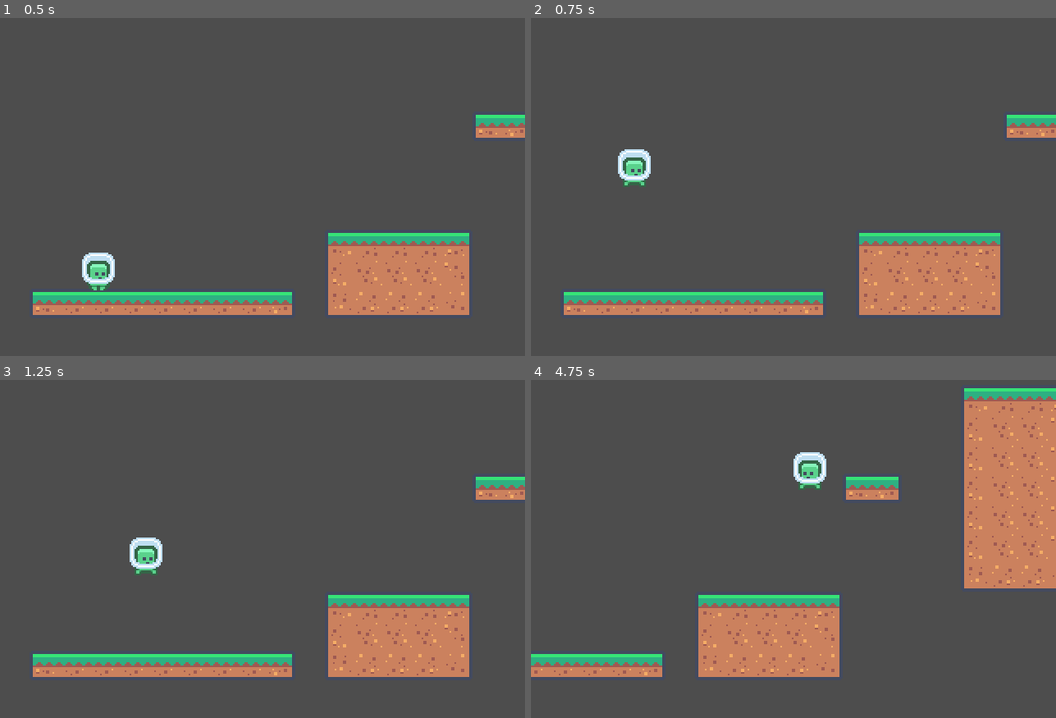
Above: before the commit, frames 1-4 (two rows, left to right).
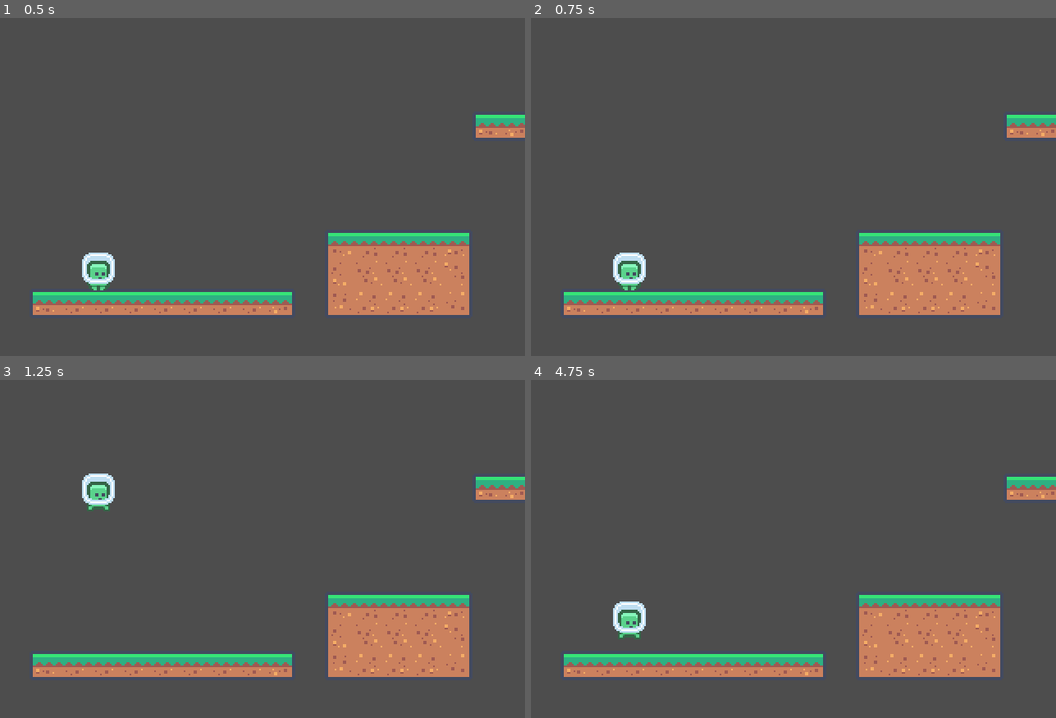
Above: after the commit, the same moments.

Repository: drusin/godot-example-jump-n-run
Game: Godot game, scene res://game_scene.tscn
Same seed, same stepped clock (60 frames per second), same inputs: the game is played once before the commit and once after it.
Inputs:
- Up to frame 1 (0.5 s): no input
- Up to frame 2 (0.75 s): tap Enter (ui_accept) at 0.5, 0.6 s; hold Right (ui_right) from 0.53 s (still down)
- Up to frame 3 (1.25 s): keep holding Right (ui_right); tap Space (g_jump, bound only after the commit) at 0.77, 0.8, 1.07 s
- Up to frame 4 (4.75 s): tap Space (g_jump, bound only after the commit) at 1.35, 1.52, 1.82, 2.3, 3.02, 3.32, 3.6, 3.77, 4.07, 4.52 s; tap Enter (ui_accept) at 1.55, 2.1, 2.85, 4.35 s; release Right (ui_right) at 2.03 s; hold Left (ui_left) 2.03-2.78 s; hold Right (ui_right) 2.78-4.28 s; hold Left (ui_left) from 4.28 s (still down)

Frame 1 is identical in both runs. In frame 2, 1.2% of the frame differs, in the area x 15-23%, y 38-81%; in frame 3, 1.2%; in frame 4, 26%, in the area x 0-100%, y 2-88%.

Commit message:
refactored input handling

Diff:
--- a/jump-n-run/player/player.tscn
+++ b/jump-n-run/player/player.tscn
@@ -1,8 +1,9 @@
-[gd_scene load_steps=9 format=3 uid="uid://4sv3s2lr7p00"]
+[gd_scene load_steps=10 format=3 uid="uid://4sv3s2lr7p00"]
 
 [ext_resource type="Script" path="res://player/player.gd" id="1_af45o"]
 [ext_resource type="Texture2D" uid="uid://dr2vkbctcntmw" path="res://assets/tilemap-characters_packed.png" id="1_w8i4p"]
 [ext_resource type="PackedScene" uid="uid://5y526683fn7t" path="res://player/state_machine/state_machine.tscn" id="3_i0gnj"]
+[ext_resource type="Script" path="res://player/player_input.gd" id="4_7gjr0"]
 
 [sub_resource type="Animation" id="Animation_cigb2"]
 resource_name = "Air"
@@ -88,8 +89,12 @@
 [node name="CollisionShape2D" type="CollisionShape2D" parent="."]
 shape = SubResource("CapsuleShape2D_mdg58")
 
-[node name="StateMachine" parent="." node_paths=PackedStringArray("player", "animation_player", "sprite", "initial_state") instance=ExtResource("3_i0gnj")]
+[node name="StateMachine" parent="." node_paths=PackedStringArray("player", "animation_player", "sprite", "player_input", "initial_state") instance=ExtResource("3_i0gnj")]
 player = NodePath("..")
 animation_player = NodePath("../AnimationPlayer")
 sprite = NodePath("../Sprite2D")
+player_input = NodePath("../PlayerInput")
 initial_state = NodePath("Idle")
+
+[node name="PlayerInput" type="Node" parent="."]
+script = ExtResource("4_7gjr0")
--- /dev/null
+++ b/jump-n-run/player/player_input.gd
@@ -0,0 +1,42 @@
+class_name PlayerInput
+extends Node
+
+enum Controls {
+	LEFT,
+	RIGHT,
+	JUMP
+}
+
+const BUFFER_MS := 150
+
+var movement_axis := 0.0
+
+var jump_pressed: bool:
+	get:
+		return _jump_buffer.pressed()
+var _jump_buffer := BufferedAction.new()
+
+var _mapping := {}
+
+func _init() -> void:
+	_mapping[Controls.LEFT] = "g_left"
+	_mapping[Controls.RIGHT] = "g_right"
+	_mapping[Controls.JUMP] = "g_jump"
+
+
+func _process(_delta: float) -> void:
+	movement_axis = Input.get_axis(_mapping[Controls.LEFT], _mapping[Controls.RIGHT])
+
+
+func _unhandled_input(event: InputEvent) -> void:
+	if not event.is_pressed():
+		return
+	if event.is_action_pressed(_mapping[Controls.JUMP]):
+		_jump_buffer.trigger()
+		return
+
+
+class BufferedAction extends RefCounted:
+	var _last_timestamp := 0.0
+	func pressed() -> bool: return Time.get_ticks_msec() - _last_timestamp <= BUFFER_MS
+	func trigger() -> void:	_last_timestamp = Time.get_ticks_msec()
--- a/jump-n-run/player/state_machine/air.gd
+++ b/jump-n-run/player/state_machine/air.gd
@@ -10,7 +10,6 @@
 		switch.emit(name, "Running", null)
 		return
 	player.velocity += player.get_gravity() * delta
-	var direction = Input.get_axis("ui_left", "ui_right")
-	if direction != 0:
-		sprite.flip_h = direction > 0
-	player.velocity.x = lerpf(player.velocity.x, player.MAX_SPEED * direction, player.ACCELERATION_AIR * delta)
+	if input.movement_axis != 0:
+		sprite.flip_h = input.movement_axis > 0
+	player.velocity.x = lerpf(player.velocity.x, player.MAX_SPEED * input.movement_axis, player.ACCELERATION_AIR * delta)
--- a/jump-n-run/player/state_machine/coyote.gd
+++ b/jump-n-run/player/state_machine/coyote.gd
@@ -5,24 +5,23 @@
 var _timer: SceneTreeTimer
 
 func enter(data = null) -> void:
-    air.enter(data)
-    _timer = get_tree().create_timer(player.COYOTE_TIME)
-    _timer.timeout.connect(_timer_ended)
+	air.enter(data)
+	_timer = get_tree().create_timer(player.COYOTE_TIME)
+	_timer.timeout.connect(_timer_ended)
 
 
 func _timer_ended() -> void:
-    switch.emit(name, "Air", null)
+	switch.emit(name, "Air", null)
 
 
 func exit(data = null) -> void:
-    air.exit(data)
-    if _timer:
-        _timer.timeout.disconnect(_timer_ended)
-        _timer = null
+	air.exit(data)
+	if _timer:
+		_timer.timeout.disconnect(_timer_ended)
+		_timer = null
 
 
 func physics_process(delta: float) -> void:
-    air.physics_process(delta)
-
-    if pressed[KEYS.JUMP].consume():
-        switch.emit(name, "Jump", null)
+	air.physics_process(delta)
+	if input.jump_pressed:
+		switch.emit(name, "Jump", null)
--- a/jump-n-run/player/state_machine/idle.gd
+++ b/jump-n-run/player/state_machine/idle.gd
@@ -6,9 +6,9 @@
 
 
 func process(_delta: float) -> void:
-	if not Input.get_axis("ui_left", "ui_right") == 0 or not player.velocity.x == 0:
+	if not input.movement_axis == 0 or not player.velocity.x == 0:
 		switch.emit(name, "Running", null)
-	if pressed[KEYS.JUMP].consume():
+	if input.jump_pressed:
 		switch.emit(name, "Jump", null)
 
 
--- a/jump-n-run/player/state_machine/input_buffer.gd
+++ /dev/null
@@ -1,33 +0,0 @@
-class_name InputBuffer
-extends Node
-
-const BUFFER_MS := 150
-const MAPPING :=  {
-    "ui_accept" = PlayerState.KEYS.JUMP
-}
-
-var pressed: Array[BufferedAction]
-
-func _init() -> void:
-    for key in PlayerState.KEYS.values():
-        pressed.append(BufferedAction.new())
-
-
-func _unhandled_input(event: InputEvent) -> void:
-    if not event.is_pressed():
-        return
-    for key in MAPPING.keys():
-        if event.is_action_pressed(key):
-            pressed[MAPPING.get(key)].trigger()
-
-
-class BufferedAction extends RefCounted:
-    var _last_timestamp := 0.0
-
-
-    func consume() -> bool:
-        return Time.get_ticks_msec() - _last_timestamp <= BUFFER_MS
-
-
-    func trigger() -> void:
-        _last_timestamp = Time.get_ticks_msec()
--- a/jump-n-run/player/state_machine/player_state.gd
+++ b/jump-n-run/player/state_machine/player_state.gd
@@ -6,5 +6,4 @@
 var player: CharacterBody2D
 var animation_player: AnimationPlayer
 var sprite: Sprite2D
-
-var pressed: Array[InputBuffer.BufferedAction]
+var input: PlayerInput
--- a/jump-n-run/player/state_machine/running.gd
+++ b/jump-n-run/player/state_machine/running.gd
@@ -8,12 +8,11 @@
 	if not player.is_on_floor():
 		switch.emit(name, "Coyote", null)
 		return
-	if pressed[KEYS.JUMP].consume():
+	if input.jump_pressed:
 		switch.emit(name, "Jump", null)
 		return
 
-	var direction := Input.get_axis("ui_left", "ui_right")
-	if direction == 0:
+	if input.movement_axis == 0:
 		if abs(player.velocity.x) < 1:
 			player.velocity.x = 0
 			switch.emit(name, "Idle", null)
@@ -21,13 +20,13 @@
 		else:
 			_decelerate(delta)
 	else:
-		_accelerate(direction, delta)
+		_accelerate(delta)
 
 
 func _decelerate(delta: float) -> void:
 	player.velocity.x = lerpf(player.velocity.x, 0, player.DECELERATION_FLOOR * delta)
 
 
-func _accelerate(direction: float, delta: float) -> void:
-	sprite.flip_h = direction > 0
-	player.velocity.x = lerpf(player.velocity.x, direction * player.MAX_SPEED, player.ACCELERATION_FLOOR * delta)
+func _accelerate(delta: float) -> void:
+	sprite.flip_h = input.movement_axis > 0
+	player.velocity.x = lerpf(player.velocity.x, input.movement_axis * player.MAX_SPEED, player.ACCELERATION_FLOOR * delta)
--- a/jump-n-run/player/state_machine/state_machine.gd
+++ b/jump-n-run/player/state_machine/state_machine.gd
@@ -3,9 +3,8 @@
 @export var player: CharacterBody2D
 @export var animation_player: AnimationPlayer
 @export var sprite: Sprite2D
+@export var player_input: PlayerInput
 @export var initial_state: State
-
-@onready var input_buffer: InputBuffer = $InputBuffer
 
 var _states: Array[PlayerState] = []
 var _current_state: PlayerState
@@ -22,7 +21,7 @@
 		state.player = player
 		state.animation_player = animation_player
 		state.sprite = sprite
-		state.pressed = input_buffer.pressed
+		state.input = player_input
 
 
 func _switch(from: String, to: String, data) -> void:
@@ -37,7 +36,6 @@
 
 func _process(delta: float) -> void:
 	if (_current_state):
-		_current_state.pressed = input_buffer.pressed
 		_current_state.process(delta)
 
 
--- a/jump-n-run/player/state_machine/state_machine.tscn
+++ b/jump-n-run/player/state_machine/state_machine.tscn
@@ -6,7 +6,6 @@
 [ext_resource type="Script" path="res://player/state_machine/idle.gd" id="4_7jre0"]
 [ext_resource type="Script" path="res://player/state_machine/jumping.gd" id="5_uk3hn"]
 [ext_resource type="Script" path="res://player/state_machine/running.gd" id="6_v8km6"]
-[ext_resource type="Script" path="res://player/state_machine/input_buffer.gd" id="7_a8s8b"]
 
 [node name="StateMachine" type="Node" node_paths=PackedStringArray("initial_state")]
 script = ExtResource("1_by86n")
@@ -27,6 +26,3 @@
 
 [node name="Running" type="Node" parent="."]
 script = ExtResource("6_v8km6")
-
-[node name="InputBuffer" type="Node" parent="."]
-script = ExtResource("7_a8s8b")
--- a/jump-n-run/project.godot
+++ b/jump-n-run/project.godot
@@ -26,6 +26,24 @@
 window/vsync/vsync_mode=0
 window/canvas_textures/default_texture_filter=1
 
+[input]
+
+g_left={
+"deadzone": 0.5,
+"events": [Object(InputEventKey,"resource_local_to_scene":false,"resource_name":"","device":-1,"window_id":0,"alt_pressed":false,"shift_pressed":false,"ctrl_pressed":false,"meta_pressed":false,"pressed":false,"keycode":0,"physical_keycode":65,"key_label":0,"unicode":97,"location":0,"echo":false,"script":null)
+]
+}
+g_right={
+"deadzone": 0.5,
+"events": [Object(InputEventKey,"resource_local_to_scene":false,"resource_name":"","device":-1,"window_id":0,"alt_pressed":false,"shift_pressed":false,"ctrl_pressed":false,"meta_pressed":false,"pressed":false,"keycode":0,"physical_keycode":68,"key_label":0,"unicode":100,"location":0,"echo":false,"script":null)
+]
+}
+g_jump={
+"deadzone": 0.5,
+"events": [Object(InputEventKey,"resource_local_to_scene":false,"resource_name":"","device":-1,"window_id":0,"alt_pressed":false,"shift_pressed":false,"ctrl_pressed":false,"meta_pressed":false,"pressed":false,"keycode":0,"physical_keycode":32,"key_label":0,"unicode":32,"location":0,"echo":false,"script":null)
+]
+}
+
 [rendering]
 
 textures/canvas_textures/default_texture_filter=0
Not shown: 1 places in jump-n-run/player/state_machine/state_machine.tscn that only renumber resources
